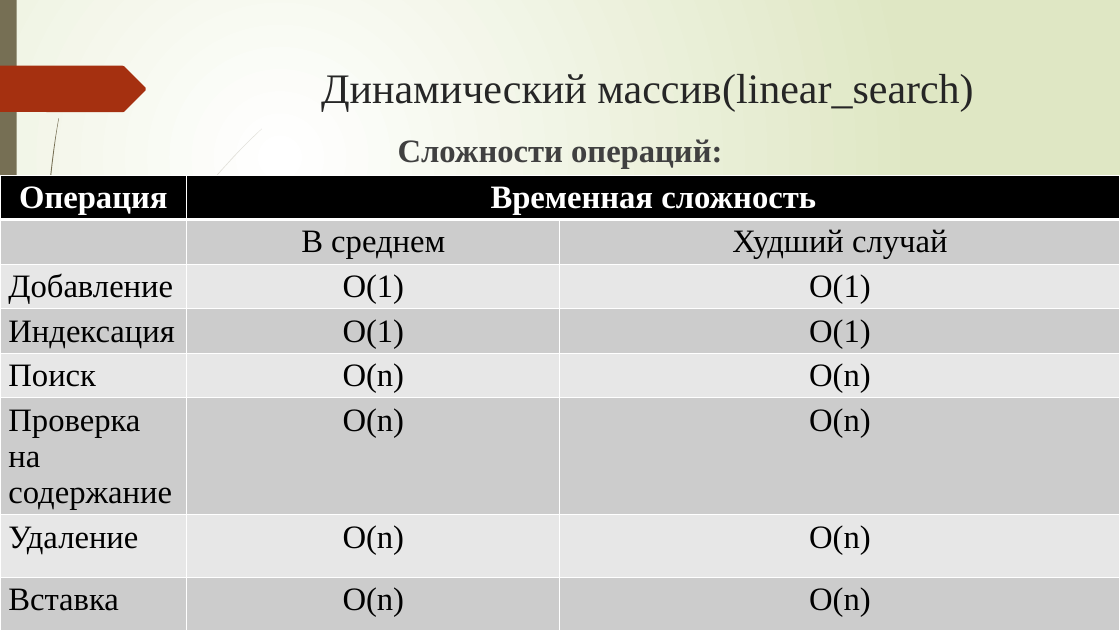
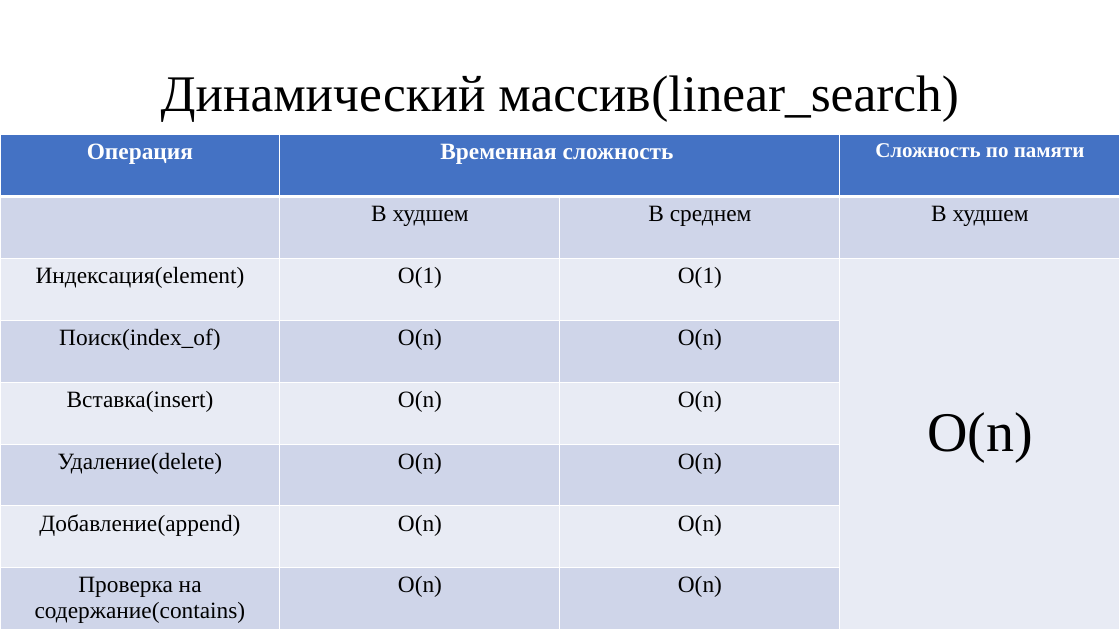
Before and after one commit to ZenoReT/Dictionaries, a slide deck: slide 6 of отчет.pptx (slide 5 before the commit). Drawn at 1120x630 pixels with LibreOffice and Linux fonts; fonts in the diff are those of the drawing. Boxes give left, top, right and bottom in pixels: in the first picture for what was removed or moved away, otherwise in the second. Text is boxed around its words. In the diff, an @@ line names an element or a change of style, - is before the commit and + after.

```diff
--- a/отчет.pptx
+++ b/отчет.pptx
@@ background gradient #FFFFFF to #DFE8C4 to #FFFFFF @@
@@ rectangle removed at (0,0,17,630) @@
@@ title "Динамический массив(linear_search)": place and size @@
-title "Динамический массив(linear_search)" at (321,74,973,111)
+title "Динамический массив(linear_search)" at (161,75,958,121)
@@ title "Динамический массив(linear_search)" at (161,75,958,121): size 36 to 44 pt, text colour #262626 to #000000; line spacing 1 to 0.9; vertical alignment top to middle @@
@@ freeform shape removed at (0,66,146,112) @@
@@ table at (0,134,1119,630) @@
-column 1: Операция |  | Добавление | Индексация | Поиск | Проверка на содержание | Удаление | Вставка
-column 2: Временная сложность | В среднем | O(1) | O(1) | O(n) | O(n) | O(n) | O(n)
-column 3:  | Худший случай | O(1) | O(1) | O(n) | O(n) | O(n) | O(n)
+column 1: Операция |  | Индексация(element) | Поиск(index_of) | Вставка(insert) | Удаление(delete) | Добавление(append) | Проверка на содержание(contains)
+column 2: Временная сложность | В худшем | O(1) | O(n) | O(n) | O(n) | O(n) | O(n)
+column 3:  | В среднем | O(1) | O(n) | O(n) | O(n) | O(n) | O(n)
+column 4: Сложность по памяти | В худшем | O(n) |  |  |  |  | 
@@ table: place and size @@
-table at (0,175,1120,630)
+table at (0,134,1119,630)
@@ text removed at (398,139,722,169) @@
-Сложности операций:
@@ group removed at (0,129,262,630): 10 freeform shapes @@
@@ group removed at (3,0,218,630): 12 freeform shapes @@
```
Also in this commit, not shown: 12 other slides changed, 3 slides added, 13 other files.
